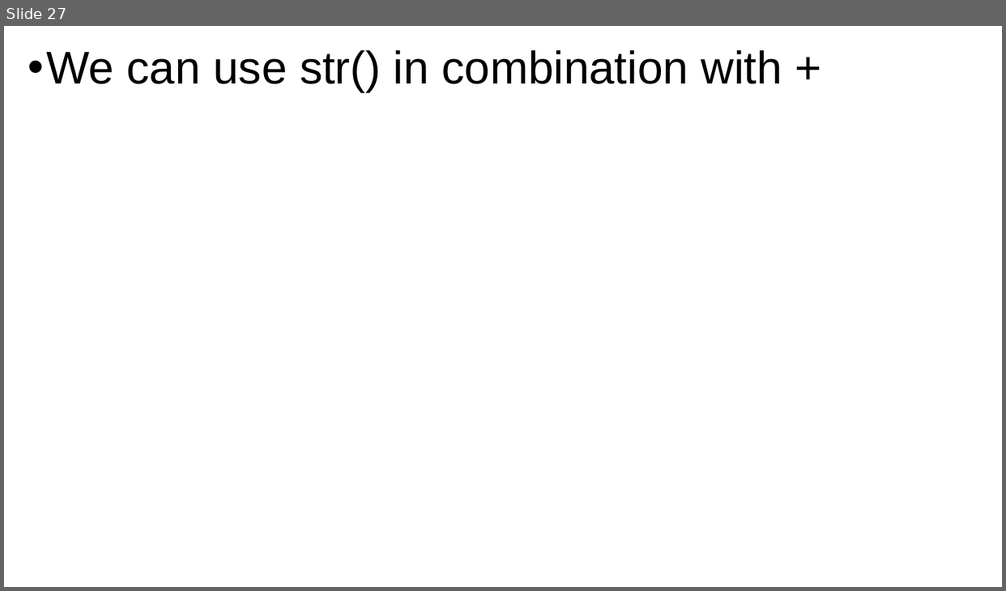
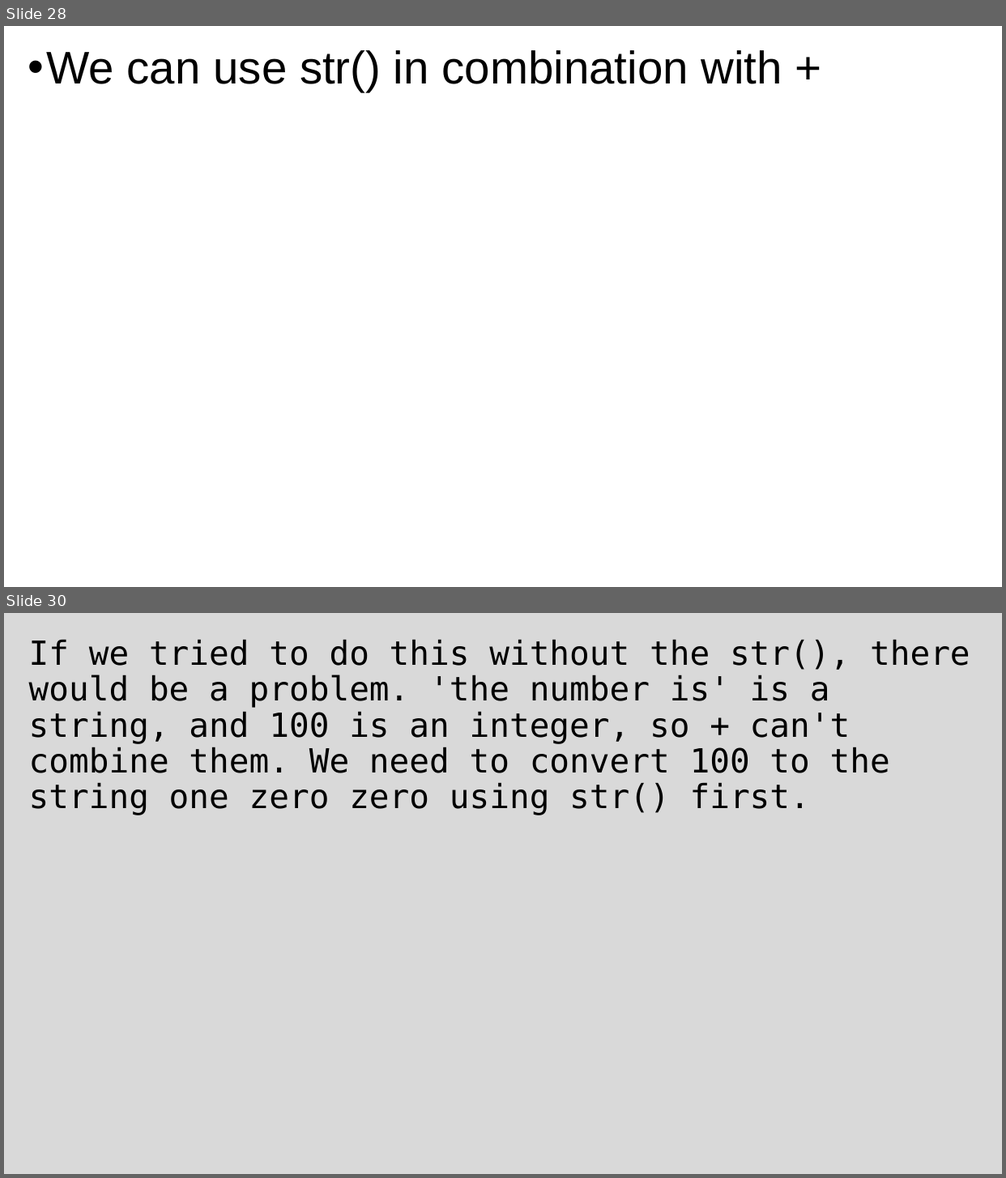
Before and after one commit to grimmelm/ctech404, a slide deck: ctech401/module_3/CTECH401 Module 3 - Strings.pptx. Shown one above the other, each under a label of ours: slide 27 before the commit, slides 28 and 30 after it; the slides between them are not shown. The pictures are 1006x591 and 1006x1178 pixels, drawn with LibreOffice and Linux fonts; fonts in the diff are those of the drawing. Boxes give left, top, right and bottom in pixels: in the first picture for what was removed or moved away, otherwise in the second. Text is boxed around its words. In the diff, an @@ line names an element or a change of style, - is before the commit and + after.

```diff
--- a/ctech401/module_3/CTECH401 Module 3 - Strings.pptx
+++ b/ctech401/module_3/CTECH401 Module 3 - Strings.pptx
@@ slide 30 added at <box>4,613,1002,1174</box>, background #D9D9D9 @@
@@ text added at <box>29,639,970,815</box>, 32 pt, text #000000 @@
+If we tried to do this without the str(), there would be a problem. 'the number is' is a string, and 100 is an integer, so + can't combine them. We need to convert 100 to the string one zero zero using str() first.
@@ what was slide 27 is now slide 28 @@
```
Also in this commit, not shown: 7 slides changed, 1 other slide added, 1 other file.
